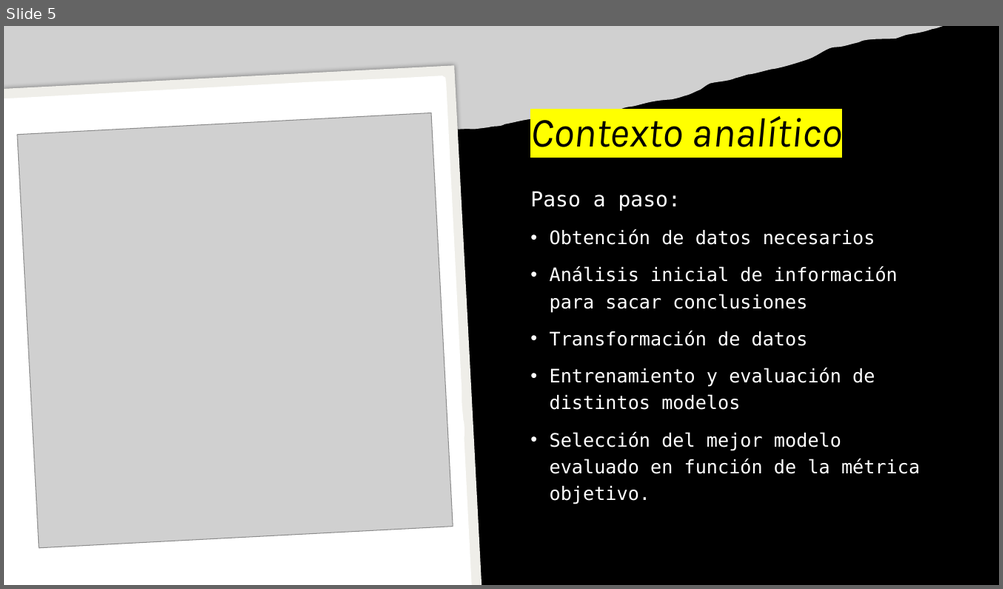
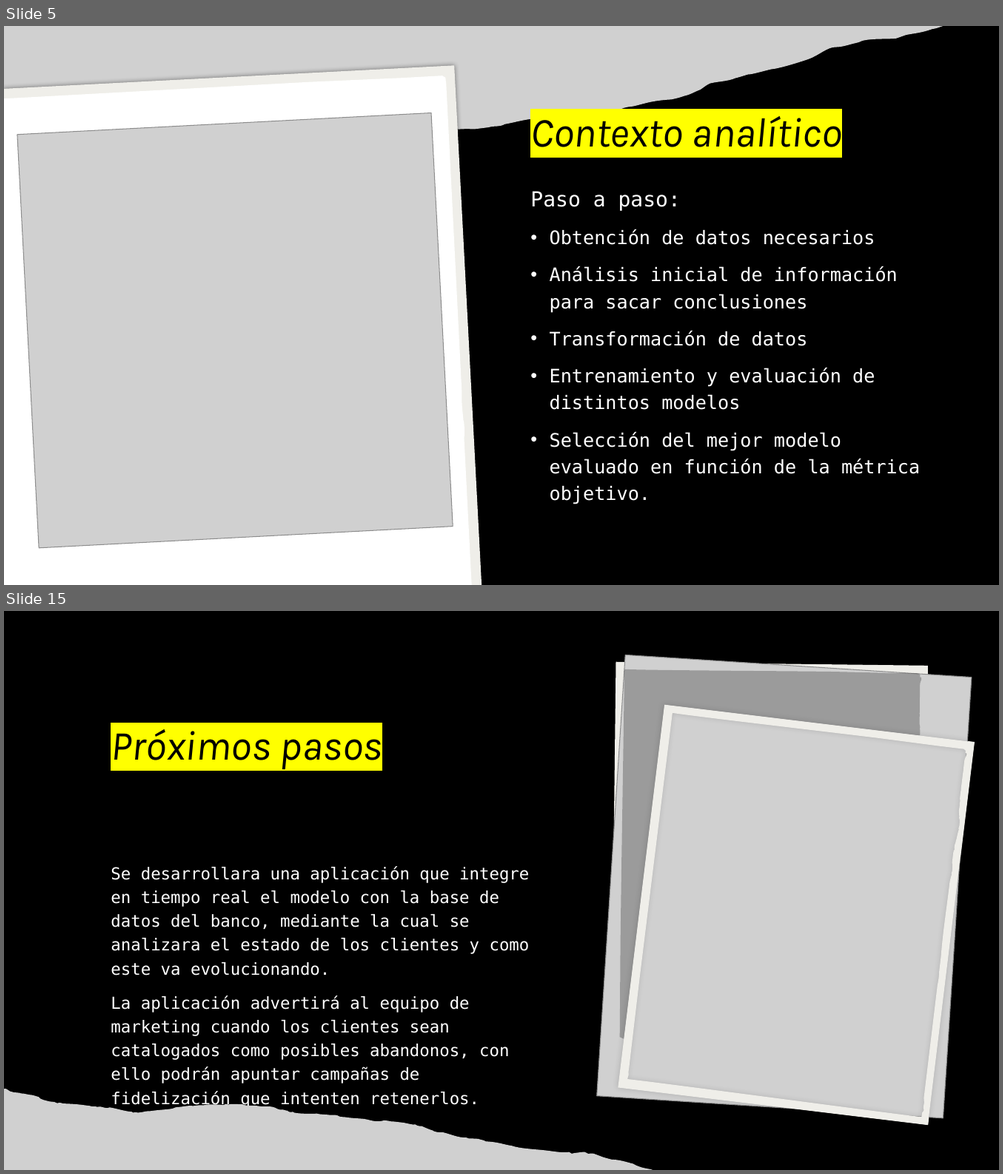
Before and after one commit to juampa95/customer-churn-ds, a slide deck: Análisis de abandono de clientes.pptx. Shown one above the other, each under a label of ours: slide 5 before the commit, slides 5 and 15 after it; the slides between them are not shown. The pictures are 1003x589 and 1003x1174 pixels, drawn with LibreOffice and Linux fonts; fonts in the diff are those of the drawing; grey boxes stand for pictures. Boxes give left, top, right and bottom in pixels: in the first picture for what was removed or moved away, otherwise in the second. Text is boxed around its words. In the diff, an @@ line names an element or a change of style, - is before the commit and + after.

```diff
--- a/Análisis de abandono de clientes.pptx
+++ b/Análisis de abandono de clientes.pptx
@@ slide 15 added at (x1=4, y1=611, x2=999, y2=1170), background #000000 @@
@@ freeform shape added at (x1=565, y1=628, x2=983, y2=1125), fill #EFEEE9 @@
@@ picture added at (x1=597, y1=655, x2=971, y2=1119) @@
@@ freeform shape added at (x1=603, y1=656, x2=936, y2=1040), fill #000000 at 25% opacity @@
@@ freeform shape added at (x1=617, y1=705, x2=973, y2=1125), fill #EFEEE9 @@
@@ title added at (x1=111, y1=723, x2=383, y2=770), 40 pt, text #000000, italic @@
+Próximos pasos
@@ text added at (x1=111, y1=866, x2=529, y2=1108), 16 pt, text #FFFFFF @@
+Se desarrollara una aplicación que integre en tiempo real el modelo con la base de datos del banco, mediante la cual se analizara el estado de los clientes y como este va evolucionando.
+La aplicación advertirá al equipo de marketing cuando los clientes sean catalogados como posibles abandonos, con ello podrán apuntar campañas de fidelización que intenten retenerlos.
@@ picture added at (x1=4, y1=1089, x2=653, y2=1170) @@
```
Also in this commit, not shown: 4 slides changed, 7 other slides added, 1 slide removed, 6 other files.
